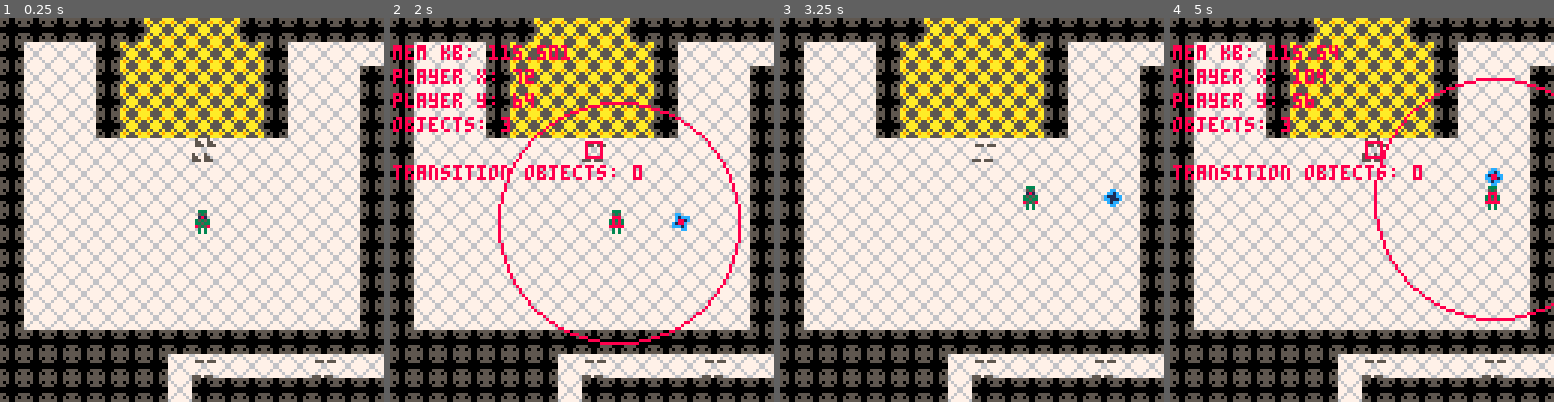
Above: before the commit, frames 1-4 (left to right).
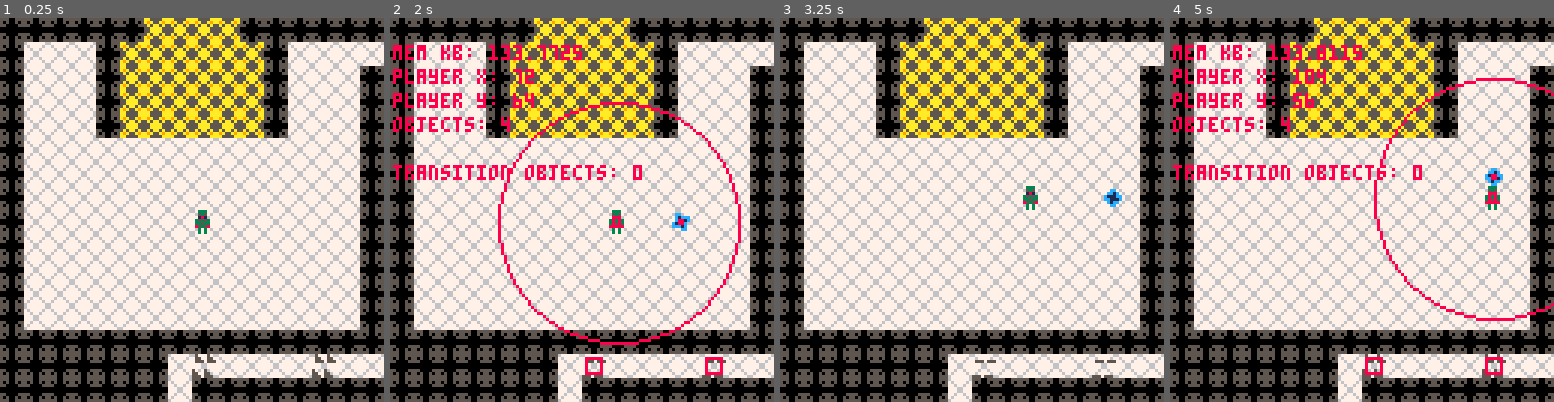
Above: after the commit, the same moments.

Repository: rledford/pico-door
Game: PICO-8 cartridge door.p8
The game is run twice, just before and just after one commit, with the same random seed, the same clock (stepped at 60 frames per second) and the same inputs.
Inputs:
- Up to frame 1 (0.25 s): no input
- Up to frame 2 (2 s): tap X (X key) at 0.33, 1.07, 1.85 s; tap O (Z key) at 0.7, 1.7 s; hold Right from 1.6 s (still down)
- Up to frame 3 (3.25 s): release Right at 2.1 s; tap O (Z key) at 2.1, 2.5, 2.9 s; hold Up 2.15-2.42 s; hold Right 2.47-3.03 s; tap X (X key) at 2.97 s; hold Left from 3.08 s (still down)
- Up to frame 4 (5 s): tap O (Z key) every 0.4 s from 3.3 to 4.9 s; release Left at 3.58 s; hold Down 3.63-3.97 s; hold Right 4.02-4.68 s; tap X (X key) at 4.08 s; hold Up from 4.73 s (still down)

The runs differ from the first frame. In frame 1, 0.3% of the frame differs, in the area x 50-87%, y 31-93%; in frame 2, 0.7%; in frame 3, less than 0.1%; in frame 4, 0.8%, in the area x 28-87%, y 7-93%.

Commit message:
Add initial floor traps that activate projectiles from walls in same rows and columns.

Diff:
--- a/door.p8
+++ b/door.p8
@@ -92,6 +92,7 @@
 DOOR_TILE = 3
 SPIKE_TILE = 4
 ENEMY_SPAWN_TILE = 6
+TRAP_TILE = 19
 
 -- globals --
 -------------
@@ -122,11 +123,7 @@
 function _init()
 	cls()
 	player = init_object(player_type, 64, 64)
-	-- make_enemy_spawn_point(48,72,{eye_type, bug_type},50)
-	-- make_enemy_spawn_point(56,72,{eye_type, bug_type},50)
-	-- make_enemy_spawn_point(64,72,{eye_type, bug_type},50)
-	-- make_enemy_spawn_point(72,72,{fang_type},50)
-	init_object(spike_type, 64,40)
+	end_room_transition(0,0)
 	update_fn = game_update
 end
 
@@ -206,7 +203,7 @@
 		this.projectile_dmg = 1
 		this.projectile_spd = 1.3
 		this.face = {x=1,y=0}
-		this.hp = 1
+		this.hp = 100
 		this.group = PLAYER_GROUP
 		this.anim = make_animation({32})
 		this.hurt_collidable = false
@@ -291,6 +288,8 @@
 					this.type.take_damage(this, obj.touch_damage)
 				elseif obj.on_pickup ~= nil then
 					obj.on_pickup(this)
+				elseif obj.type.on_activate ~= nil then
+					obj.type.on_activate(obj)
 				end
 			end
 		end)
@@ -512,6 +511,89 @@
 		end
 	end,
 	update=function(this)
+	end,
+}
+
+trap_type = {
+	init=function(this)
+		this.inactive_anim = make_animation({19})
+		this.active_anim = make_animation({20})
+		this.anim = this.inactive_anim
+		this.reset_time = 300
+		this.reset_timer = 0
+		this.targetable = false
+		this.active = false
+		this.collidable = true
+		this.projectile_dmg = 1
+		this.projectile_spd = 1
+	end,
+	update=function(this)
+		if this.active and this.reset_timer > 0 then
+			this.reset_timer -= 1
+			if this.reset_timer == 0 then
+				this.anim = this.inactive_anim
+				this.active = false
+			end
+		end
+	end,
+	on_activate=function(this)
+		if this.active then
+			return
+		end
+		this.active = true
+		this.reset_timer = this.reset_time
+		this.anim = this.active_anim
+		local col = flr(this.x / TILE_SIZE)
+		local row = flr(this.y / TILE_SIZE)
+		local h = {left=false, right=false}
+		local v = {up=false, down=false}
+		local mincol = flr((room.x * SCREEN_SIZE) / TILE_SIZE)
+		local maxcol = flr((room.x * SCREEN_SIZE + SCREEN_SIZE - 1) / TILE_SIZE)
+		local minrow = flr((room.y * SCREEN_SIZE) / TILE_SIZE)
+		local maxrow = flr((room.y * SCREEN_SIZE + SCREEN_SIZE - 1) / TILE_SIZE)
+		-- yes this for-loop is terrible
+		for offset=0,15 do
+			if col - offset >= mincol and not h.left then
+				if mget(col - offset, row) == 1 then
+					h.left = true
+					if offset > 3 then
+						local proj = make_projectile((col - offset) * TILE_SIZE + TILE_HALF_SIZE, this.y, make_animation({52}), this.projectile_dmg, this.projectile_spd, {x=1,y=0})
+						add(proj.collision_groups, PLAYER_GROUP)
+						add(proj.collision_groups, ENEMY_GROUP)
+					end
+				end
+			end
+			if col + offset <= maxcol and not h.right then
+				if mget(col + offset, row) == 1 then
+					h.right = true
+					if offset > 3 then
+						local proj = make_projectile((col + offset) * TILE_SIZE - TILE_HALF_SIZE, this.y, make_animation({52}), this.projectile_dmg, this.projectile_spd, {x=-1,y=0})
+						add(proj.collision_groups, PLAYER_GROUP)
+						add(proj.collision_groups, ENEMY_GROUP)
+					end
+				end
+			end
+			if row - offset >= minrow and not v.up then
+				if mget(col, row - offset) == 1 then
+					v.up = true
+					if offset > 3 then
+						local proj = make_projectile(this.x, (row - offset) * TILE_SIZE + TILE_HALF_SIZE, make_animation({52}), this.projectile_dmg, this.projectile_spd, {x=0,y=1})
+						add(proj.collision_groups, PLAYER_GROUP)
+						add(proj.collision_groups, ENEMY_GROUP)
+					end
+				end
+			end
+			if row + offset <= maxrow and not v.down then
+				if mget(col, row + offset) == 1 then
+					v.down = true
+					if offset > 3 then
+						local proj = make_projectile(this.x, (row + offset) * TILE_SIZE - TILE_HALF_SIZE, make_animation({52}), this.projectile_dmg, this.projectile_spd, {x=0,y=-1})
+						add(proj.collision_groups, PLAYER_GROUP)
+						add(proj.collision_groups, ENEMY_GROUP)
+					end
+				end
+			end
+		end
 	end
 }
 
@@ -1038,6 +1120,8 @@
 				make_enemy_spawn_point(c*TILE_SIZE,r*TILE_SIZE, {eye_type,fang_type,bug_type, skull_type}, 100)
 			elseif tile_type == SPIKE_TILE then
 				init_object(spike_type, c*TILE_SIZE, r*TILE_SIZE)
+			elseif tile_type == TRAP_TILE then
+				test = init_object(trap_type, c*TILE_SIZE, r*TILE_SIZE)
 			end
 		end
 	end
@@ -1133,22 +1217,22 @@
 	return {x=flr(dest.x-pos.x),y=flr(dest.y-pos.y)}
 end
 __gfx__
-00000000555005556777777644c44c4467777776aa5555aa67766776090000900900009008800880088008800085880000858800880000886666666669a99a96
-000000005050050576777767cc4444cc76777767a9a55a9a76555567909090099909909988888888800880080858858008588580800000086444444664944946
-0070070055000055776776774c4cc4c4755575555a5aa5a5755665570000009009000000888888888000000805787780057877800000000049a99a9440000004
-00077000000000007776677744cccc447776677755aaaa5565677656090900000000909088888888800000080568765005687650000000004494494440000004
-00077000000000007776677744cccc447776677755aaaa55656776560000909009090000088888800800008008777750087777500000000049a99a9449a99a94
-0070070055000055776776774c4cc4c4776776775a5aa5a5755665570900000000000090008888000080080005877850058778500000000049a99a9449a99a94
-000000005050050576777767cc4444cc76777767a9a55a9a765555679009090999909099000880000008800005858580058585808000000849a99a9449a99a94
-00000000555005556777777644c44c4455575556aa5555aa67766776090000900900009000000000000000000855858008558580880000884444444444444444
-00000000000000000500050000000000000000000000000000000000000000000000000000000000000000000000000000000000000000000000000000000000
-000000000500050005500550000000000000000000000000000000000000000000000000000000000000000000000000000000000000000000cc0000000cc000
-0555055505550555055505550000000000000000000000000000000000000000000000000000000000000000000000000000b0000000300000c1ccc000cc1c00
-000000000000000000000000000000000000000000000000000000000000000000000000000000000000000000000000000b3b000003b30000c111c00c111cc0
-0000000000000000000000000000000000000000000000000000000000000000000000000000000000000000000000000000b000000030000c111c000cc111c0
-00000000000000005000500000000000000000000000000000000000000000000000000000000000000000000000000000000000000000000ccc1c0000c1cc00
-00000000500050005500550000000000000000000000000000000000000000000000000000000000000000000000000000000000000000000000cc00000cc000
-55505550555055505550555000000000000000000000000000000000000000000000000000000000000000000000000000000000000000000000000000000000
+0000000055500555677777764474474467777776aa5555aa67766776090000900900009008800880088008800085880000858800880000886666666669a99a96
+0000000050500505767777677744447776777767a9a55a9a76555567909090099909909988888888800880080858858008588580800000086444444664944946
+00700700550000557767767747477474755575555a5aa5a5755665570000009009000000888888888000000805787780057877800000000049a99a9440000004
+000770000000000077766777447777447776677755aaaa5565677656090900000000909088888888800000080568765005687650000000004494494440000004
+000770000000000077766777447777447776677755aaaa55656776560000909009090000088888800800008008777750087777500000000049a99a9449a99a94
+00700700550000557767767747477474776776775a5aa5a5755665570900000000000090008888000080080005877850058778500000000049a99a9449a99a94
+0000000050500505767777677744447776777767a9a55a9a765555679009090999909099000880000008800005858580058585808000000849a99a9449a99a94
+0000000055500555677777764474474455575556aa5555aa67766776090000900900009000000000000000000855858008558580880000884444444444444444
+00000000000000000500050067766776677667768888888600000000000000000000000000000000000000000000000000000000000000000000000000000000
+000000000500050005500550711111177677776786878787000000000000000000000000000000000000000000000000000000000000000000cc0000000cc000
+0555055505550555055505557167761771111117878786870000000000000000000000000000000000000000000000000000b0000000300000c1ccc000cc1c00
+000000000000000000000000677117766171171677766777000000000000000000000000000000000000000000000000000b3b000003b30000c111c00c111cc0
+0000000000000000000000006771177661711716777667770000000000000000000000000000000000000000000000000000b000000030000c111c000cc111c0
+00000000000000005000500071677617711111177878787800000000000000000000000000000000000000000000000000000000000000000ccc1c0000c1cc00
+00000000500050005500550071111117767777677868786800000000000000000000000000000000000000000000000000000000000000000000cc00000cc000
+55505550555055505550555067766776677667766888888800000000000000000000000000000000000000000000000000000000000000000000000000000000
 00333000000000000000000000000000000000000000000000000000000000000000000000000000000000000000000000000000000000000000000000000000
 00535000000000000000000000000000000000000000000000000000000000000000000000000000000000000000000000000000000000000099990000aaaa00
 0018100000000000000000000000000000000000000000000000000000000000000000000000000000000000000000000000000000000000099aa9900aa99aa0
@@ -1311,15 +1395,15 @@
 0102020202020202020202020202020101020202020204020202020201020201000000000000000000000000000000000000000000000000000000000000000000000000000000000000000000000000000000000000000000000000000000000000000000000000000000000000000000000000000000000000000000000000
 0102020202020202020202020202020101020202020202020202020201020201000000000000000000000000000000000000000000000000000000000000000000000000000000000000000000000000000000000000000000000000000000000000000000000000000000000000000000000000000000000000000000000000
 0102020202020202020202020202020101020202020202020202020201020201000000000000000000000000000000000000000000000000000000000000000000000000000000000000000000000000000000000000000000000000000000000000000000000000000000000000000000000000000000000000000000000000
-0102020202020202020202020202020101020202020202020202020203020201000000000000000000000000000000000000000000000000000000000000000000000000000000000000000000000000000000000000000000000000000000000000000000000000000000000000000000000000000000000000000000000000
+0102020202020202020202020202020101020202020202020202020203131301000000000000000000000000000000000000000000000000000000000000000000000000000000000000000000000000000000000000000000000000000000000000000000000000000000000000000000000000000000000000000000000000
 0101010101010101010101010101010101020202060202020202020201020201000000000000000000000000000000000000000000000000000000000000000000000000000000000000000000000000000000000000000000000000000000000000000000000000000000000000000000000000000000000000000000000000
-0101010101010102040202020204020202020202020202020202020201020201000000000000000000000000000000000000000000000000000000000000000000000000000000000000000000000000000000000000000000000000000000000000000000000000000000000000000000000000000000000000000000000000
+0101010101010102040202020204020202130202020202020202020201020201000000000000000000000000000000000000000000000000000000000000000000000000000000000000000000000000000000000000000000000000000000000000000000000000000000000000000000000000000000000000000000000000
 0101010101010102010101010101010101010101010101010102010101010101000000000000000000000000000000000000000000000000000000000000000000000000000000000000000000000000000000000000000000000000000000000000000000000000000000000000000000000000000000000000000000000000
 0101010101010102010101010101010101010101010101010102010101010101000000000000000000000000000000000000000000000000000000000000000000000000000000000000000000000000000000000000000000000000000000000000000000000000000000000000000000000000000000000000000000000000
 0102020202020102010202020202020101020202020202020102010202020201000000000000000000000000000000000000000000000000000000000000000000000000000000000000000000000000000000000000000000000000000000000000000000000000000000000000000000000000000000000000000000000000
 0102020202020102010202020202020101020202020202020102010202020201000000000000000000000000000000000000000000000000000000000000000000000000000000000000000000000000000000000000000000000000000000000000000000000000000000000000000000000000000000000000000000000000
 0102020202020103010202020202020101020202020202020103010202020201000000000000000000000000000000000000000000000000000000000000000000000000000000000000000000000000000000000000000000000000000000000000000000000000000000000000000000000000000000000000000000000000
-0106020202020402040202020202060101020202020202020202020202020201000000000000000000000000000000000000000000000000000000000000000000000000000000000000000000000000000000000000000000000000000000000000000000000000000000000000000000000000000000000000000000000000
+0106020202020402040202020202060101020202020202020213020202020201000000000000000000000000000000000000000000000000000000000000000000000000000000000000000000000000000000000000000000000000000000000000000000000000000000000000000000000000000000000000000000000000
 0102020202020204020202020202020101020202020202020202020202020201000000000000000000000000000000000000000000000000000000000000000000000000000000000000000000000000000000000000000000000000000000000000000000000000000000000000000000000000000000000000000000000000
 0102020202020202020202020202020101020202020202020202020202020201000000000000000000000000000000000000000000000000000000000000000000000000000000000000000000000000000000000000000000000000000000000000000000000000000000000000000000000000000000000000000000000000
 0102020202020202020202020202020101020202020202020202020202020201000000000000000000000000000000000000000000000000000000000000000000000000000000000000000000000000000000000000000000000000000000000000000000000000000000000000000000000000000000000000000000000000
@@ -1327,7 +1411,7 @@
 0102020202020202020202020202020101020202020202020202020202020201000000000000000000000000000000000000000000000000000000000000000000000000000000000000000000000000000000000000000000000000000000000000000000000000000000000000000000000000000000000000000000000000
 0102020202020202020202020202020101020202020101010101010101010101000000000000000000000000000000000000000000000000000000000000000000000000000000000000000000000000000000000000000000000000000000000000000000000000000000000000000000000000000000000000000000000000
 0102020202020202020202020202020101020202020602020202020201020201000000000000000000000000000000000000000000000000000000000000000000000000000000000000000000000000000000000000000000000000000000000000000000000000000000000000000000000000000000000000000000000000
-0102020202020206020202020202020101020102020202020202020203060202000000000000000000000000000000000000000000000000000000000000000000000000000000000000000000000000000000000000000000000000000000000000000000000000000000000000000000000000000000000000000000000000
+0102020202020206020202020202020101130102020202020202020203060202000000000000000000000000000000000000000000000000000000000000000000000000000000000000000000000000000000000000000000000000000000000000000000000000000000000000000000000000000000000000000000000000
 0102020101010101010101010101010101030102020602020202020201020201000000000000000000000000000000000000000000000000000000000000000000000000000000000000000000000000000000000000000000000000000000000000000000000000000000000000000000000000000000000000000000000000
 0101040304020402040402020404020202020101010101010101010101010101000000000000000000000000000000000000000000000000000000000000000000000000000000000000000000000000000000000000000000000000000000000000000000000000000000000000000000000000000000000000000000000000
 0101010101010101010101010101010101010101010101010101010101010101000000000000000000000000000000000000000000000000000000000000000000000000000000000000000000000000000000000000000000000000000000000000000000000000000000000000000000000000000000000000000000000000
